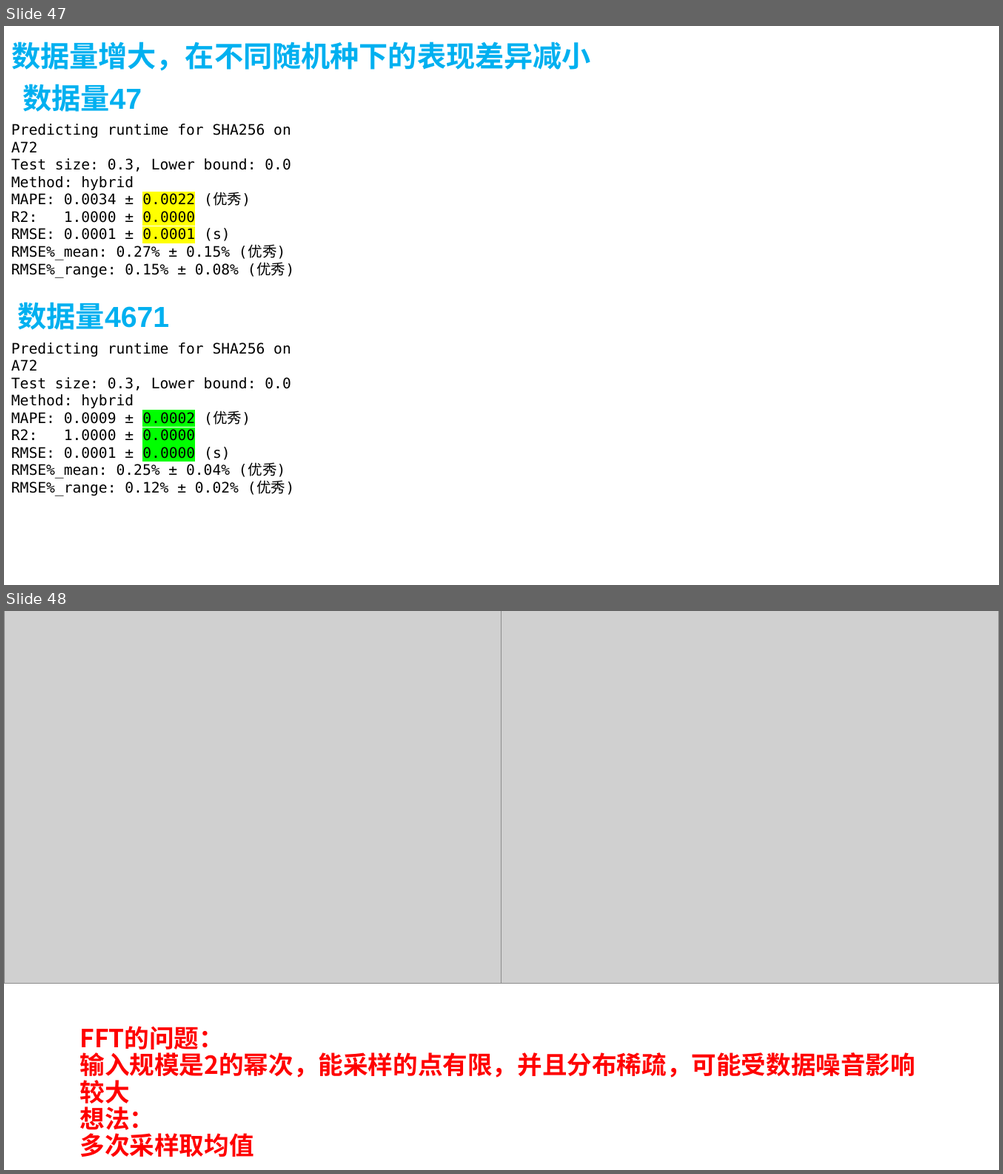
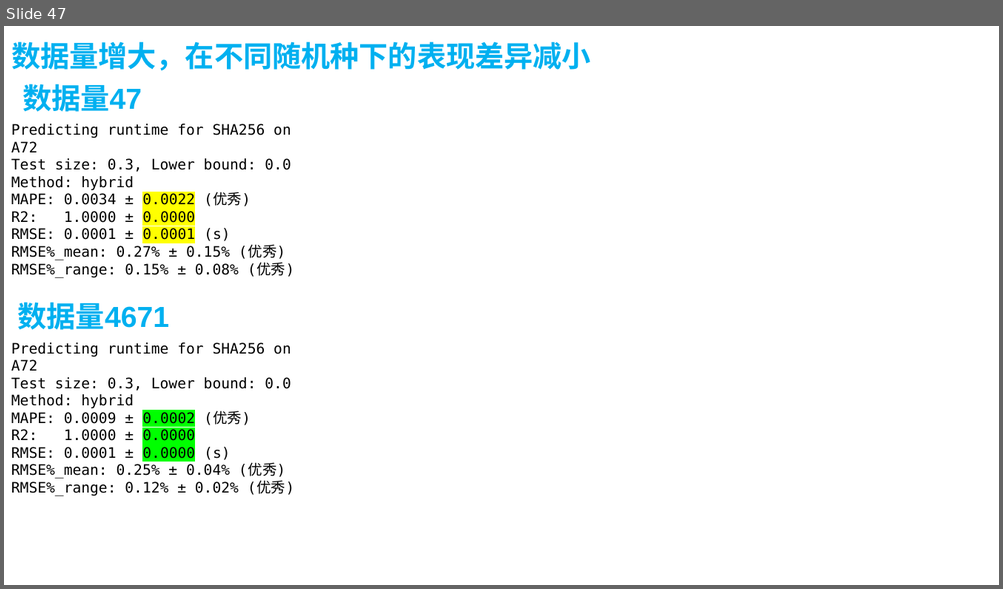
Before and after one commit to AE-26710/Time-Prediction, a slide deck: R5.pptx. Shown one above the other, each under a label of ours: slides 47 and 48 before the commit, slide 47 after it. The pictures are 1003x1174 and 1003x589 pixels, drawn with LibreOffice and Linux fonts; fonts in the diff are those of the drawing; grey boxes stand for pictures. Boxes give left, top, right and bottom in pixels: in the first picture for what was removed or moved away, otherwise in the second. Text is boxed around its words. In the diff, an @@ line names an element or a change of style, - is before the commit and + after.

Commit message:
10/30 Update
添加KF在A72上的数据

```diff
--- a/R5.pptx
+++ b/R5.pptx
@@ slide 48 removed at [4,611,999,1170], background #FFFFFF @@
@@ picture removed at [4,611,502,984] @@
@@ picture removed at [502,611,999,984] @@
@@ title removed at [79,1026,915,1157] @@
-FFT的问题：
-输入规模是2的幂次，能采样的点有限，并且分布稀疏，可能受数据噪音影响较大
-想法：
-多次采样取均值
```
Also in this commit, not shown: 1 slide changed, 2 slides added, 1 other slide removed, 5 other files.
